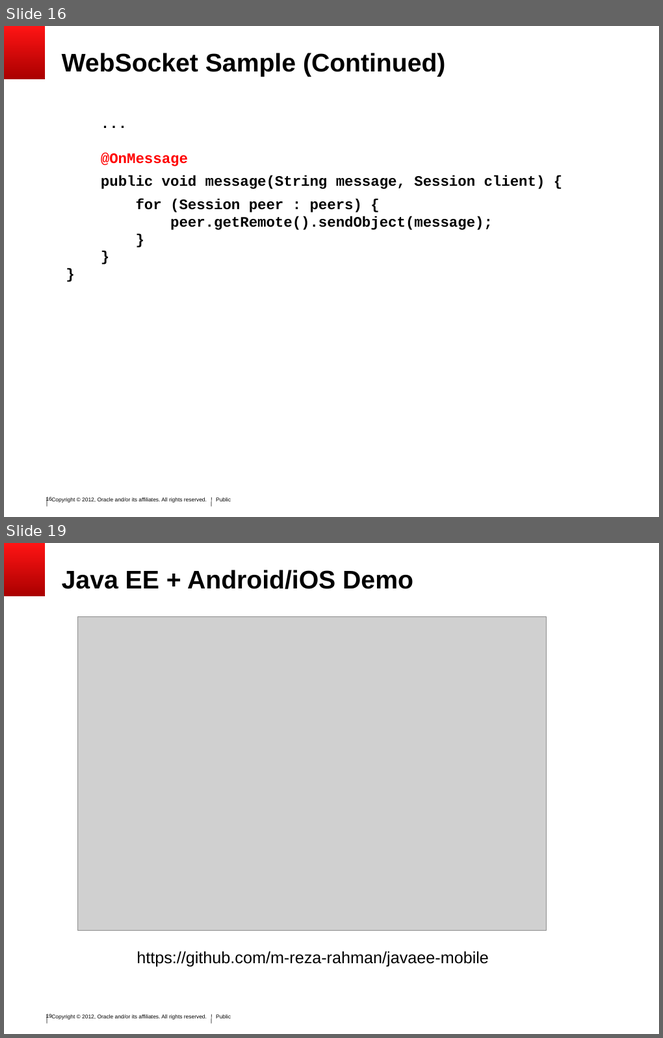
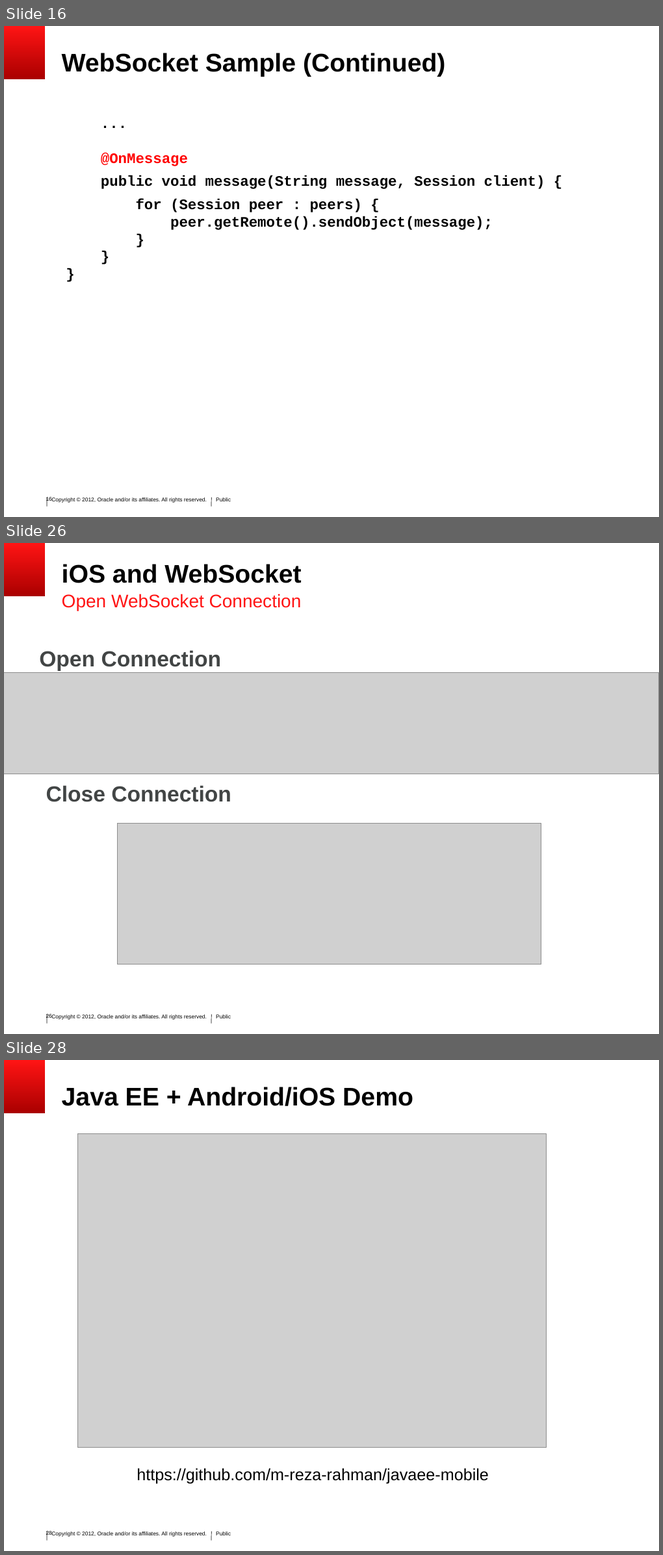
Before and after one commit to SoryBalde/javaee-mobile, a slide deck: javaee_mobile.ppt. Shown one above the other, each under a label of ours: slides 16 and 19 before the commit, slides 16, 26 and 28 after it; the slides between them are not shown. The pictures are 663x1038 and 663x1555 pixels, drawn with LibreOffice and Linux fonts; fonts in the diff are those of the drawing; grey boxes stand for pictures; background and template pictures are left out. Boxes give left, top, right and bottom in pixels: in the first picture for what was removed or moved away, otherwise in the second. Text is boxed around its words. In the diff, an @@ line names an element or a change of style, - is before the commit and + after.

```diff
--- a/javaee_mobile.ppt
+++ b/javaee_mobile.ppt
@@ slide 26 added at (4,543,659,1034), background #FFFFFF; not listed: 6 template elements that a slide beside it also shows @@
@@ title added at (62,564,301,583), 28 pt, text #000000, bold @@
+iOS and WebSocket
@@ text added at (62,594,302,611), 20 pt, text #FF1414 @@
+Open WebSocket Connection
@@ text added at (39,650,222,671), 24 pt, text #424545, bold @@
+Open Connection
@@ picture added at (4,673,659,774) @@
@@ text added at (46,785,232,802), 24 pt, text #424545, bold @@
+Close Connection
@@ picture added at (117,823,542,964) @@
@@ what was slide 19 is now slide 28 @@
@@ page number at (46,1531,52,1536): text changed @@
-19
+28
```
Also in this commit, not shown: 11 other slides added, 2 slides removed.
